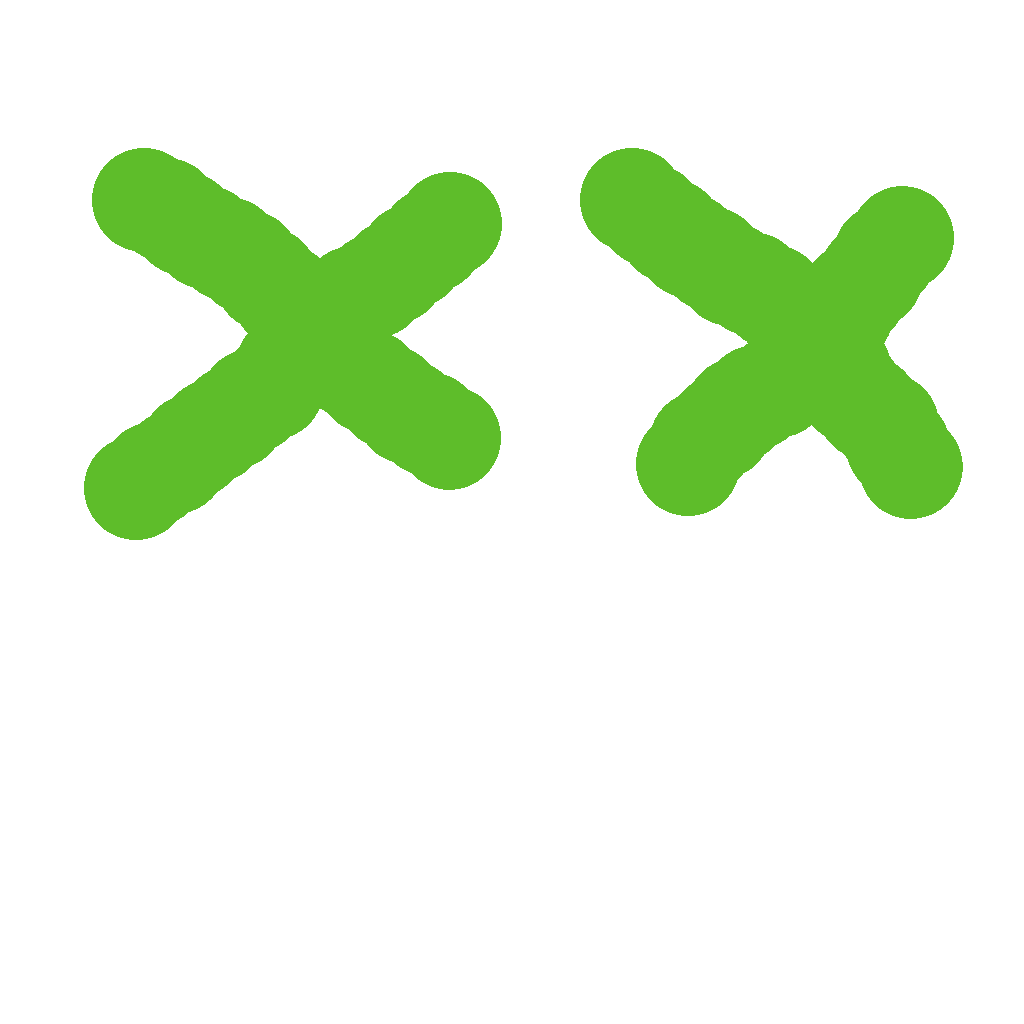
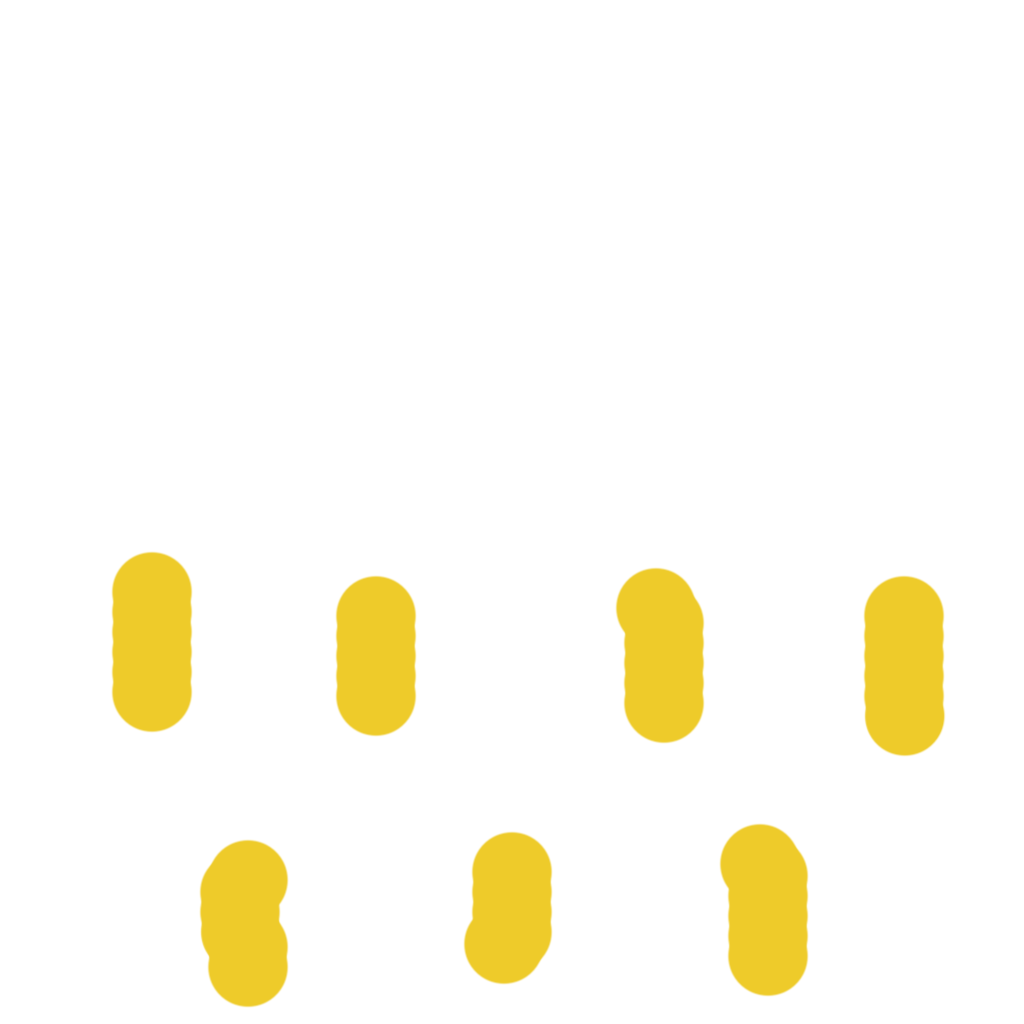
Comparing the layer stacks of the two 1024 × 1024 images. Changes:
renamed "Layer 4" to "Player Dead", hid it, moved it above "Player Happy" over (84, 148, 963, 540)
added layer "Enemy Mouth 2 Open" above "Enemy Mouth 2" over (111, 551, 946, 1008)
renamed "Layer 6" to "Enemy Mouth 2", hid it, painted on it over (111, 551, 946, 944)
